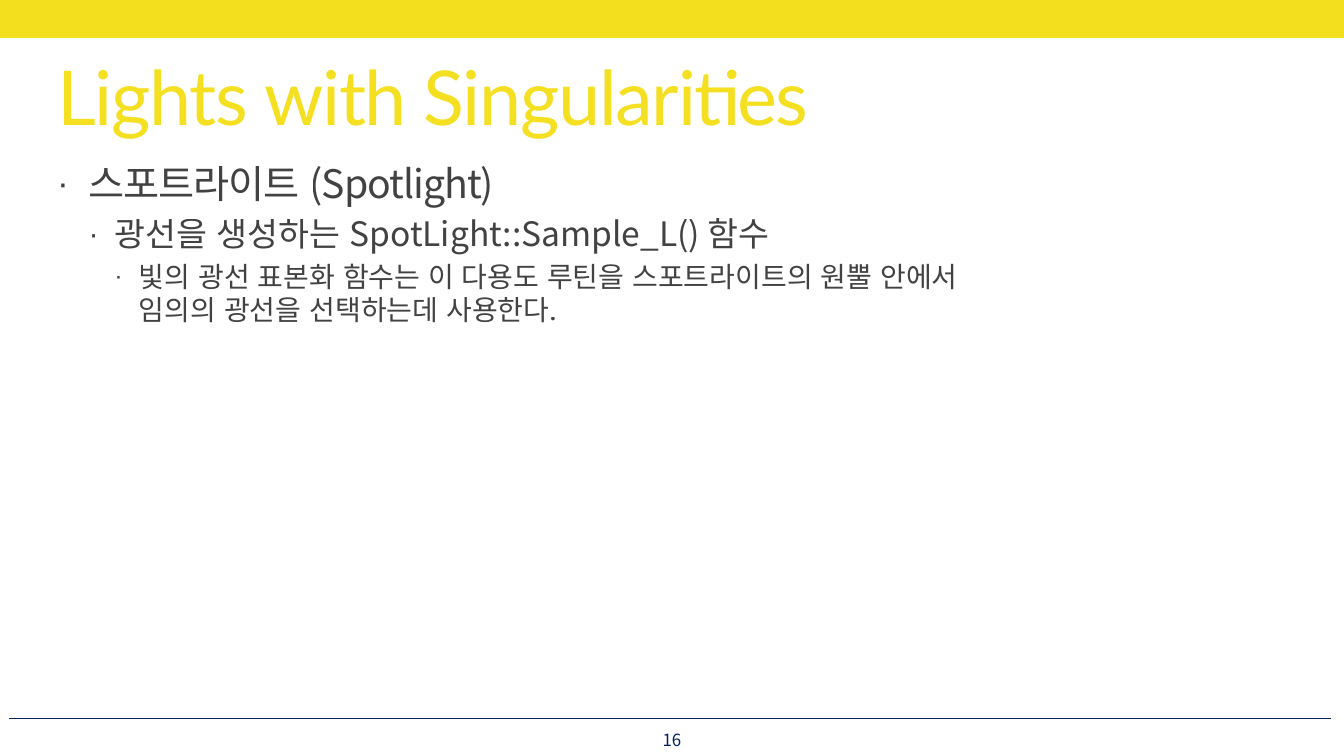
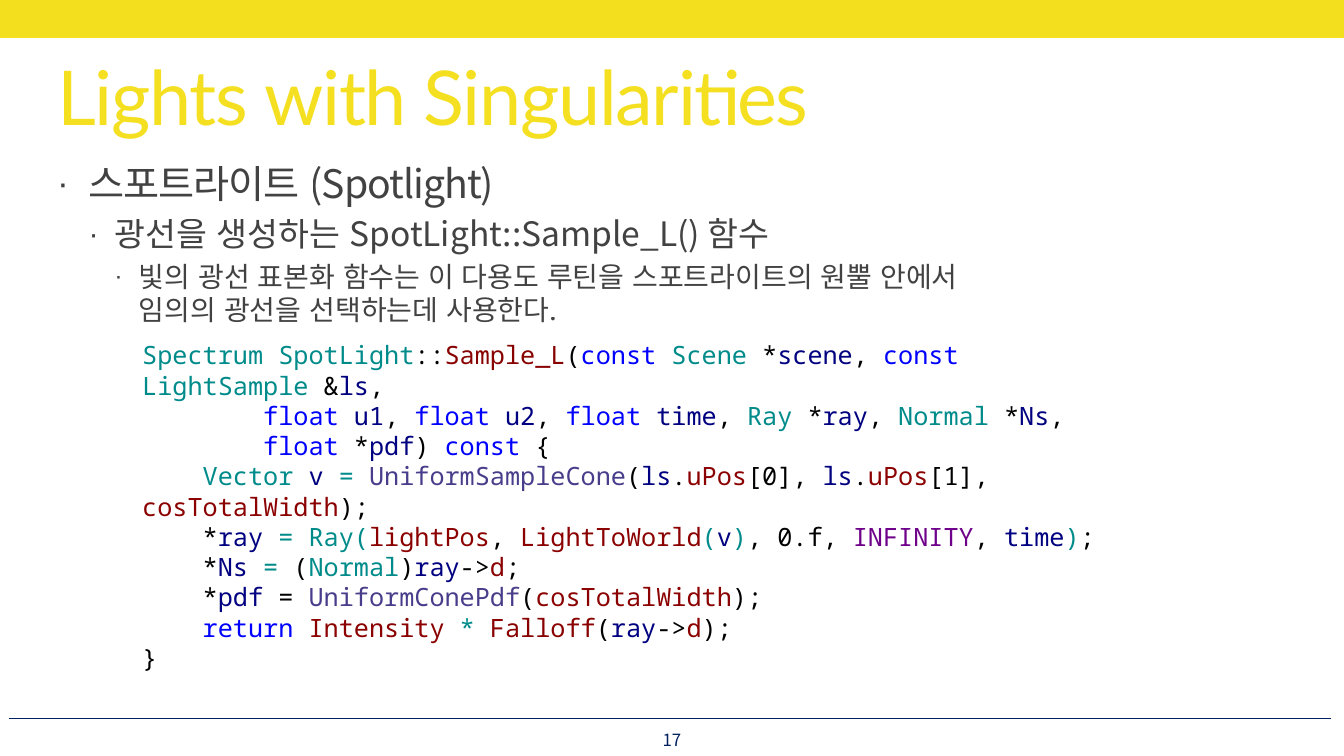
Before and after one commit to utilForever/PBRStudy, a slide deck: slide 17 of Physically Based Rendering - Chapter 14, Part 3.pptx (slide 16 before the commit). Drawn at 1344x756 pixels with LibreOffice and Linux fonts; fonts in the diff are those of the drawing. Boxes give left, top, right and bottom in pixels: in the first picture for what was removed or moved away, otherwise in the second. Text is boxed around its words. In the diff, an @@ line names an element or a change of style, - is before the commit and + after.

```diff
--- a/Physically Based Rendering - Chapter 14, Part 3.pptx
+++ b/Physically Based Rendering - Chapter 14, Part 3.pptx
@@ text added at [142, 345, 1095, 612], 18 pt, text #008B8B @@
+Spectrum SpotLight::Sample_L(const Scene *scene, const LightSample &ls,
+float u1, float u2, float time, Ray *ray, Normal *Ns,
+float *pdf) const {
+Vector v = UniformSampleCone(ls.uPos[0], ls.uPos[1], cosTotalWidth);
+*ray = Ray(lightPos, LightToWorld(v), 0.f, INFINITY, time);
+*Ns = (Normal)ray->d;
+*pdf = UniformConePdf(cosTotalWidth);
+return Intensity * Falloff(ray->d);
+}
@@ page number at [663, 733, 682, 746]: text changed @@
-16
+17
```
Also in this commit, not shown: 14 other slides changed, 23 slides added.
